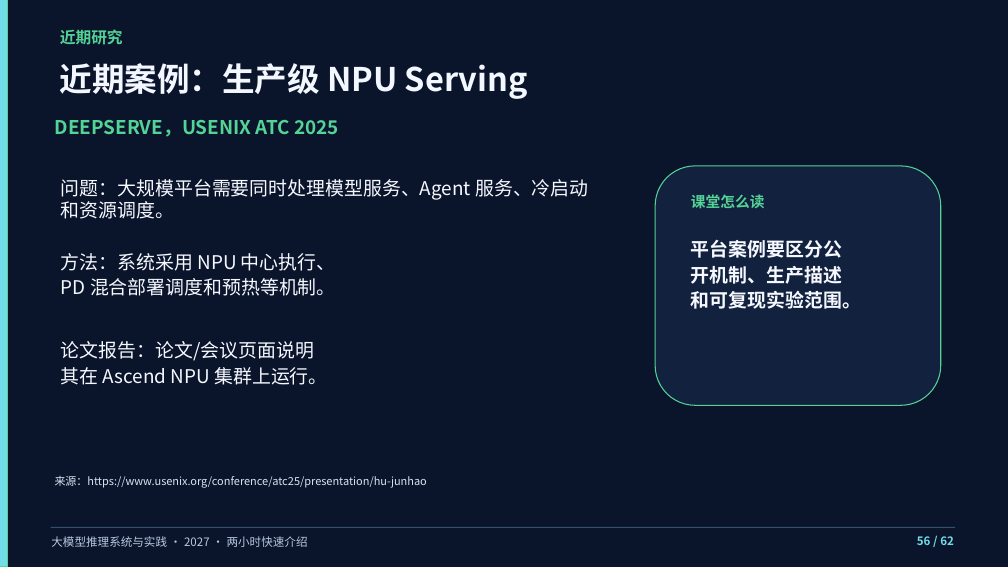
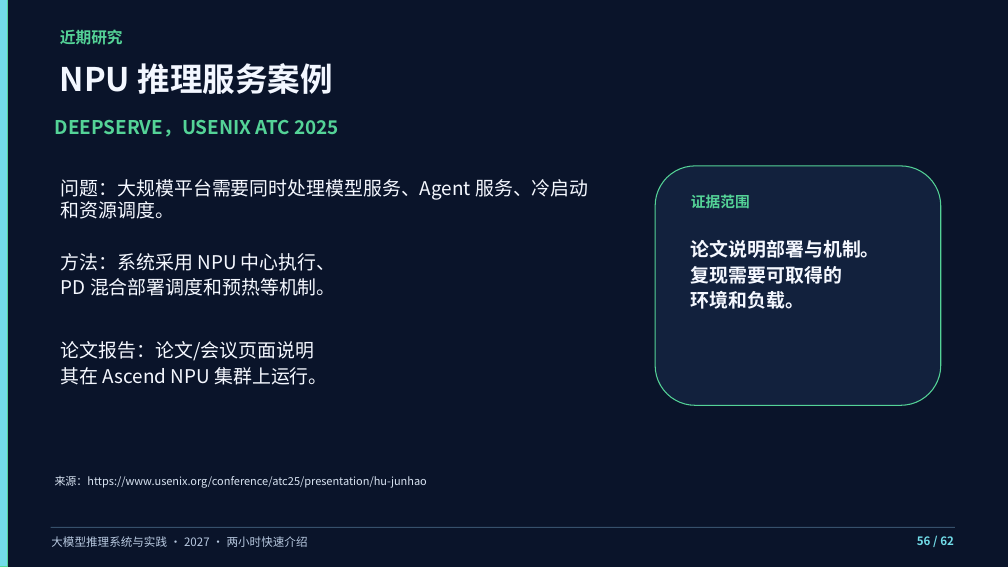
Before and after one commit to vLLM-HUST/intro-to-llm-inference-engines, a slide deck: slide 56 of build/slides/2027/course-overview/LLM推理系统_两小时快速介绍.pptx. Drawn at 1008x567 pixels with LibreOffice and Linux fonts; fonts in the diff are those of the drawing. Boxes give left, top, right and bottom in pixels: in the first picture for what was removed or moved away, otherwise in the second. Text is boxed around its words. In the diff, an @@ line names an element or a change of style, - is before the commit and + after.

```diff
--- a/build/slides/2027/course-overview/LLM推理系统_两小时快速介绍.pptx
+++ b/build/slides/2027/course-overview/LLM推理系统_两小时快速介绍.pptx
@@ text at <box>60,63,332,94</box>: text changed @@
-近期案例：生产级 NPU Serving
+NPU 推理服务案例
@@ text at <box>691,194,750,208</box>: text changed @@
-课堂怎么读
+证据范围
@@ text at <box>691,240,880,309</box>: text changed @@
-平台案例要区分公
-开机制、生产描述
-和可复现实验范围。
+论文说明部署与机制。
+复现需要可取得的
+环境和负载。
```
Also in this commit, not shown: 44 other slides changed, 17 other files.
